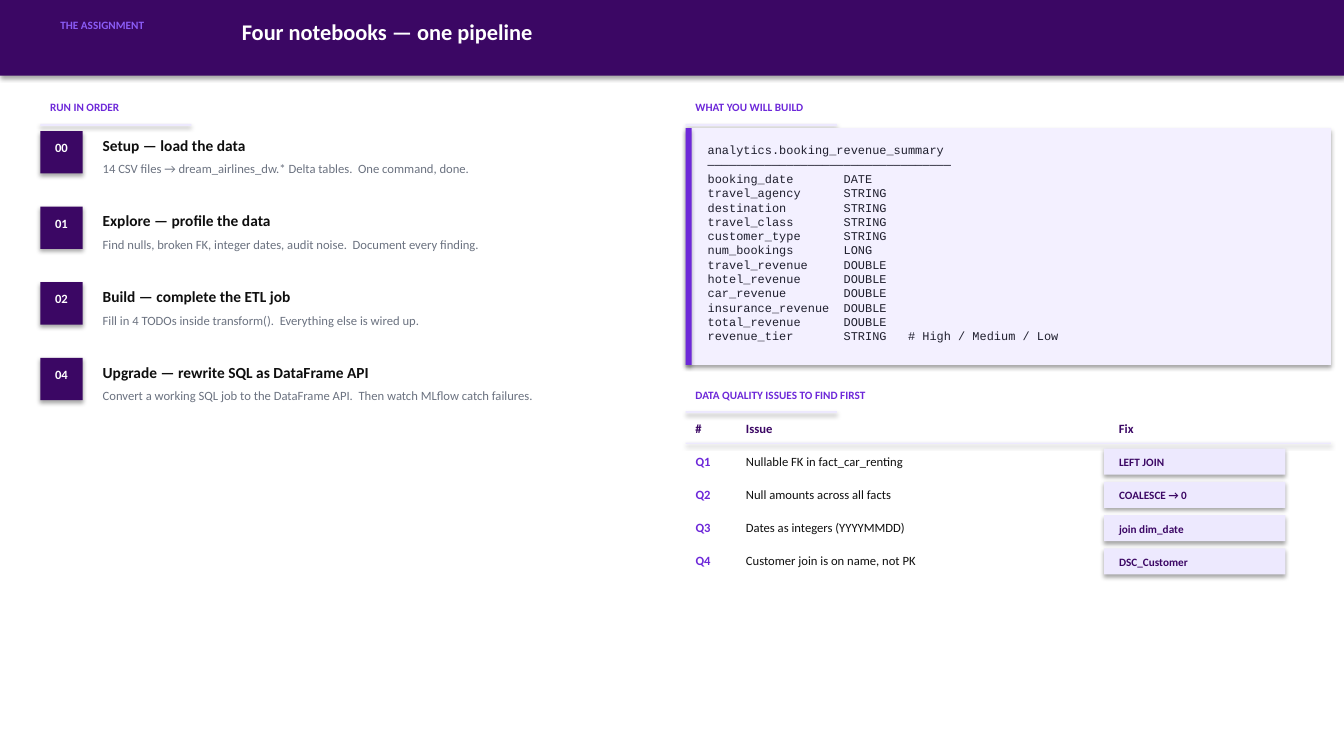
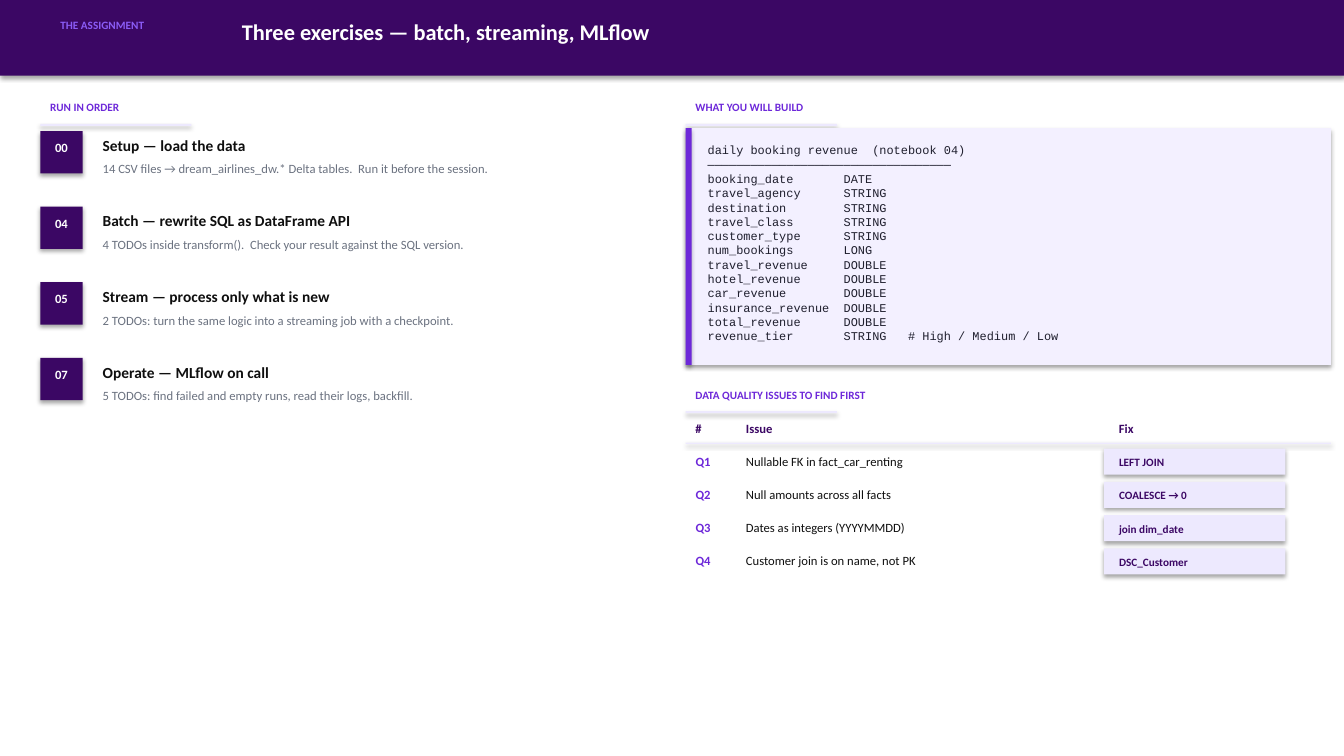
Before and after one commit to siwardean/pyspark_etl_boilerplate, a slide deck: slide 3 of training/slides.pptx. Drawn at 1344x756 pixels with LibreOffice and Linux fonts; fonts in the diff are those of the drawing. Boxes give left, top, right and bottom in pixels: in the first picture for what was removed or moved away, otherwise in the second. Text is boxed around its words. In the diff, an @@ line names an element or a change of style, - is before the commit and + after.

```diff
--- a/training/slides.pptx
+++ b/training/slides.pptx
@@ text at <box>242,24,650,44</box>: text changed @@
-Four notebooks — one pipeline
+Three exercises — batch, streaming, MLflow
@@ text at <box>708,146,965,157</box>: text changed @@
-analytics.booking_revenue_summary
+daily booking revenue (notebook 04)
@@ text at <box>103,164,487,175</box>: text changed @@
-14 CSV files → dream_airlines_dw.* Delta tables. One command, done.
+14 CSV files → dream_airlines_dw.* Delta tables. Run it before the session.
@@ text at <box>55,219,68,228</box>: text changed @@
-01
+04
@@ text at <box>103,215,351,228</box>: text changed @@
-Explore — profile the data
+Batch — rewrite SQL as DataFrame API
@@ text at <box>103,240,463,251</box>: text changed @@
-Find nulls, broken FK, integer dates, audit noise. Document every finding.
+4 TODOs inside transform(). Check your result against the SQL version.
@@ text at <box>55,294,68,303</box>: text changed @@
-02
+05
@@ text at <box>103,291,329,305</box>: text changed @@
-Build — complete the ETL job
+Stream — process only what is new
@@ text at <box>103,316,453,327</box>: text changed @@
-Fill in 4 TODOs inside transform(). Everything else is wired up.
+2 TODOs: turn the same logic into a streaming job with a checkpoint.
@@ text at <box>55,370,68,379</box>: text changed @@
-04
+07
@@ text at <box>103,367,269,381</box>: text changed @@
-Upgrade — rewrite SQL as DataFrame API
+Operate — MLflow on call
@@ text at <box>103,391,412,402</box>: text changed @@
-Convert a working SQL job to the DataFrame API. Then watch MLflow catch failures.
+5 TODOs: find failed and empty runs, read their logs, backfill.
```
Also in this commit, not shown: 1 other slide changed, 2 slides added, 17 other files.
